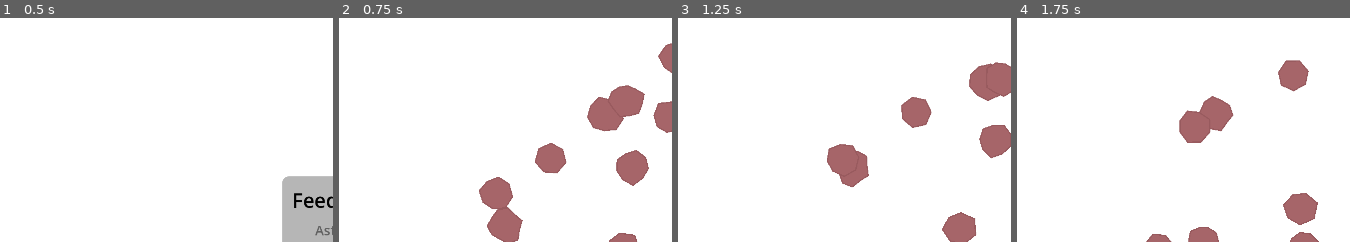
Above: before the commit, frames 1-4 (left to right).
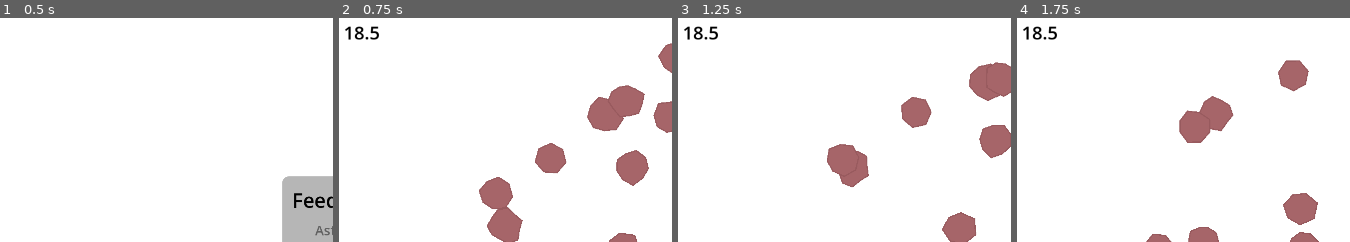
Above: after the commit, the same moments.

Repository: fatihceyln/a-game-about-feeding-a-black-hole
Game: Godot game, scene res://main/main.tscn
The game is run twice, just before and just after one commit, with the same random seed, the same clock (stepped at 60 frames per second) and the same inputs.
Inputs (mouse positions are % of the whole screen's width and height, from its top left):
- Up to frame 1 (0.5 s): no input
- Up to frame 2 (0.75 s): click "Start" at 0.5 s
- Up to frame 3 (1.25 s): no input
- Up to frame 4 (1.75 s): move the mouse to (85, 45) at 1.27 s
The pictures show only the part of the screen within x 0-50%, y 3-53%; the shares and areas given below are measured in that part.

Frame 1 is identical in both runs. In frame 2, 0.3% of the frame differs, in the area x 1-13%, y 3-10%; in frame 3, 0.3%; in frame 4, 0.3%.

Commit message:
Add timer label to HUD and toggle visibility on start button press

Diff:
--- a/main/main.gd
+++ b/main/main.gd
@@ -10,6 +10,10 @@
 @onready var clicker: Clicker = $Clicker
 @onready var clicker_timer: Timer = $ClickerTimer
 @onready var start_screen: Control = %StartScreen
+@onready var timer_label: Label = %TimerLabel
+
+func _ready() -> void:
+	timer_label.visible = false
 
 
 func _process(delta: float) -> void:
@@ -34,6 +38,7 @@
 
 
 func _on_start_button_pressed() -> void:
+	timer_label.visible = true
 	start_screen.visible = false
 	spawn_asteroids()
 	clicker_timer.start()
--- a/main/main.tscn
+++ b/main/main.tscn
@@ -96,5 +96,18 @@
 theme_override_font_sizes/font_size = 32
 text = "Start"
 
+[node name="TimerLabelContainer" type="MarginContainer" parent="HUD" unique_id=806566918]
+offset_right = 88.0
+offset_bottom = 74.0
+theme_override_constants/margin_left = 40
+theme_override_constants/margin_top = 40
+
+[node name="TimerLabel" type="Label" parent="HUD/TimerLabelContainer" unique_id=1044512541]
+unique_name_in_owner = true
+layout_mode = 2
+theme_override_colors/font_color = Color(0, 0, 0, 1)
+theme_override_font_sizes/font_size = 44
+text = "18.5"
+
 [connection signal="timeout" from="ClickerTimer" to="." method="_on_clicker_timer_timeout"]
 [connection signal="pressed" from="HUD/StartScreen/CenterContainer/PanelContainer/MarginContainer/VBoxContainer/StartButton" to="." method="_on_start_button_pressed"]
